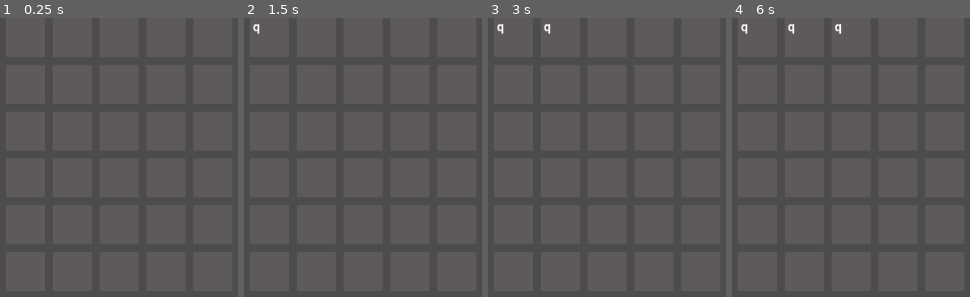
Above: before the commit, frames 1-4 (left to right).
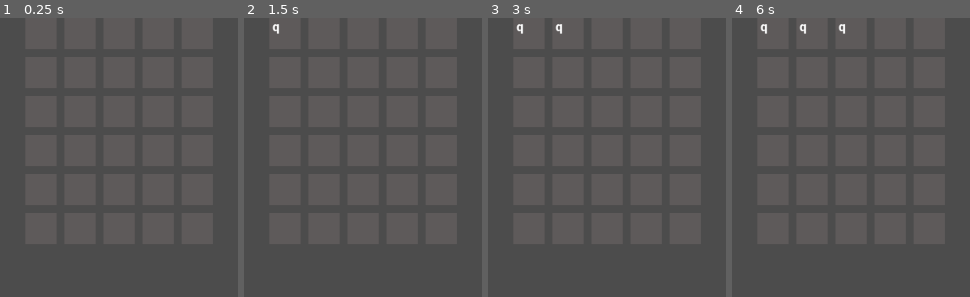
Above: after the commit, the same moments.

Repository: amil-ck/Jujudle
Game: Godot game, scene res://Node2D.tscn
Same seed, same stepped clock (60 frames per second), same inputs: the game is played once before the commit and once after it.
Inputs:
- Up to frame 1 (0.25 s): no input
- Up to frame 2 (1.5 s): tap Enter (confirm) at 0.5, 0.6, 1.25 s; hold Backspace (backspace) from 1.28 s (still down); tap Q (letters) at 1.35 s
- Up to frame 3 (3 s): tap Enter (confirm) at 2, 2.1, 2.75 s; release Backspace (backspace) at 2.03 s; tap Q (letters) at 2.85 s
- Up to frame 4 (6 s): tap Enter (confirm) at 3.5, 3.6, 4.25, 5.1 s; hold Backspace (backspace) 3.53-5.78 s; tap Q (letters) at 4.35, 5.85 s

The runs differ from the first frame. In frame 2, 0.2% of the frame differs, in the area x 3-15%, y 2-6%; in frame 3, 0.3%; in frame 4, 0.4%, in the area x 3-48%, y 2-6%.

Commit message:
Update box size

Diff:
--- a/Godot/Box.tscn
+++ b/Godot/Box.tscn
@@ -39,8 +39,8 @@
 script = ExtResource( 1 )
 
 [node name="ColorRect" type="ColorRect" parent="."]
-margin_right = 50.0
-margin_bottom = 50.0
+margin_right = 40.0
+margin_bottom = 40.0
 color = Color( 0.372549, 0.356863, 0.356863, 1 )
 
 [node name="Label" type="Label" parent="."]
--- a/Godot/Main.gd
+++ b/Godot/Main.gd
@@ -31,8 +31,8 @@
 
 var x_offset
 
-var x_apart = 60
-var y_apart = 60
+var x_apart = 50
+var y_apart = 50
 
 var x_amount = 5
 var y_amount = 6
Not shown, removed: Godot/Export/JuJudle.apple-touch-icon.png
Not shown, removed: Godot/Export/JuJudle.audio.worklet.js
Not shown, removed: Godot/Export/JuJudle.html
Not shown, removed: Godot/Export/JuJudle.icon.png
Not shown, removed: Godot/Export/JuJudle.js
Not shown, removed: Godot/Export/JuJudle.pck
Not shown, removed: Godot/Export/JuJudle.png
Not shown, changed: Godot/Export/JuJudle.wasm
Not shown, changed: JuJudle.pck
Not shown, changed: index.html
